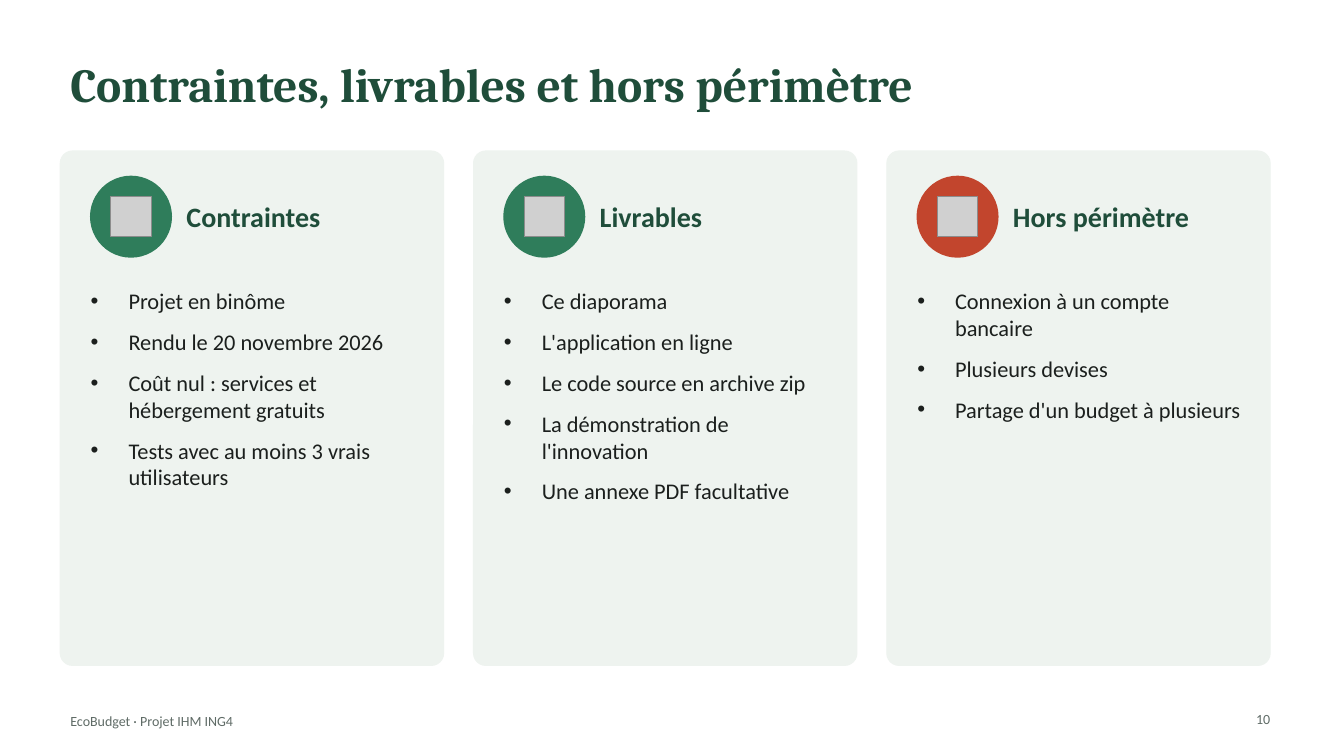
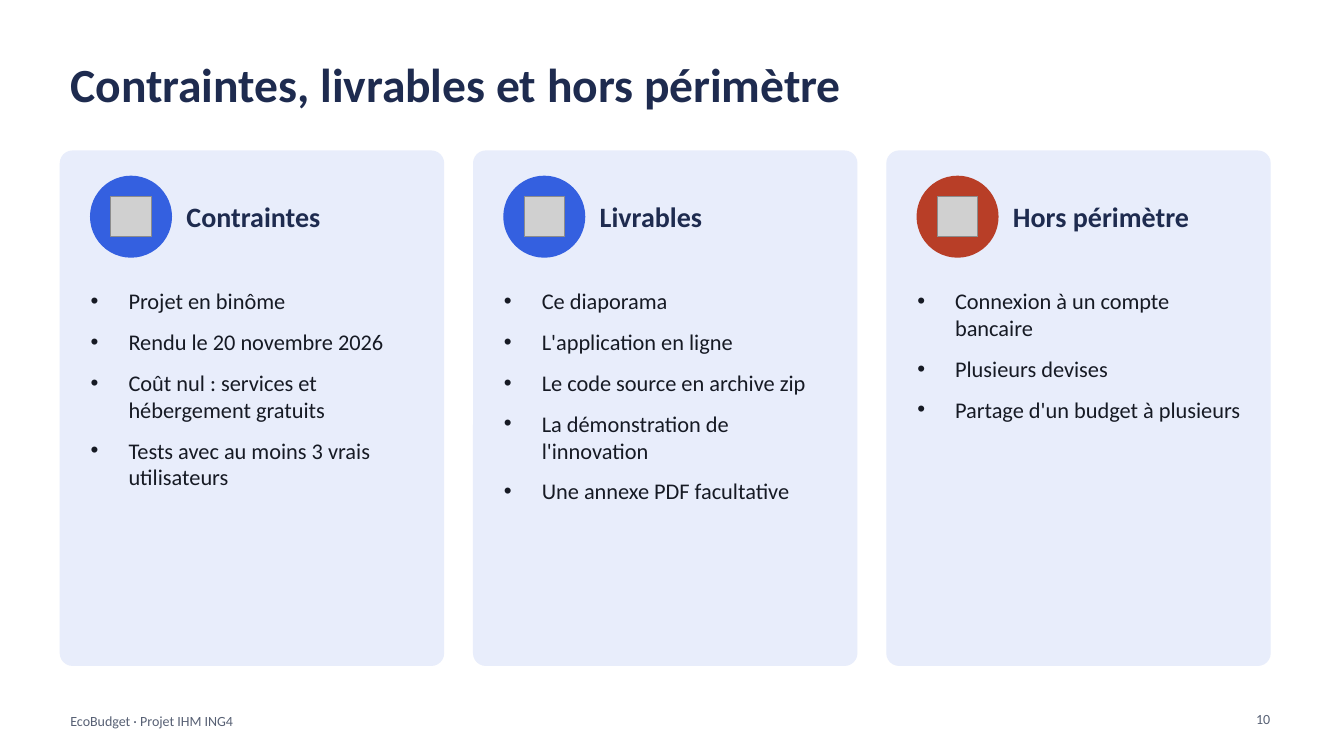
Before and after one commit to kaderouadahi/EcoBudget, a slide deck: slide 10 of livrables/EcoBudget.pptx. Drawn at 1344x756 pixels with LibreOffice and Linux fonts; fonts in the diff are those of the drawing; grey boxes stand for pictures. Boxes give left, top, right and bottom in pixels: in the first picture for what was removed or moved away, otherwise in the second. Text is boxed around its words. In the diff, an @@ line names an element or a change of style, - is before the commit and + after.

```diff
--- a/livrables/EcoBudget.pptx
+++ b/livrables/EcoBudget.pptx
@@ title "Contraintes, livrables et hors périmètre" at (70, 68, 841, 110): font Cambria to Calibri, text colour #1F4D3A to #1E2B4F @@
@@ ellipse at (91, 176, 171, 257): fill #2F7D5B to #3460E0; outline #2F7D5B 1 pt to #3460E0 1 pt @@
@@ ellipse at (504, 176, 585, 257): fill #2F7D5B to #3460E0; outline #2F7D5B 1 pt to #3460E0 1 pt @@
@@ fill #EEF3EF to #E8EDFB; outline #EEF3EF 1 pt to #E8EDFB 1 pt in 3 elements at (60, 151, 444, 665), (474, 151, 857, 665), (887, 151, 1270, 665) @@
@@ text colour #1F4D3A to #1E2B4F in 3 elements at (186, 207, 320, 227), (600, 207, 702, 227), (1013, 207, 1189, 232) @@
```
Also in this commit, not shown: 40 other slides changed, 8 slides added, 27 other files.
